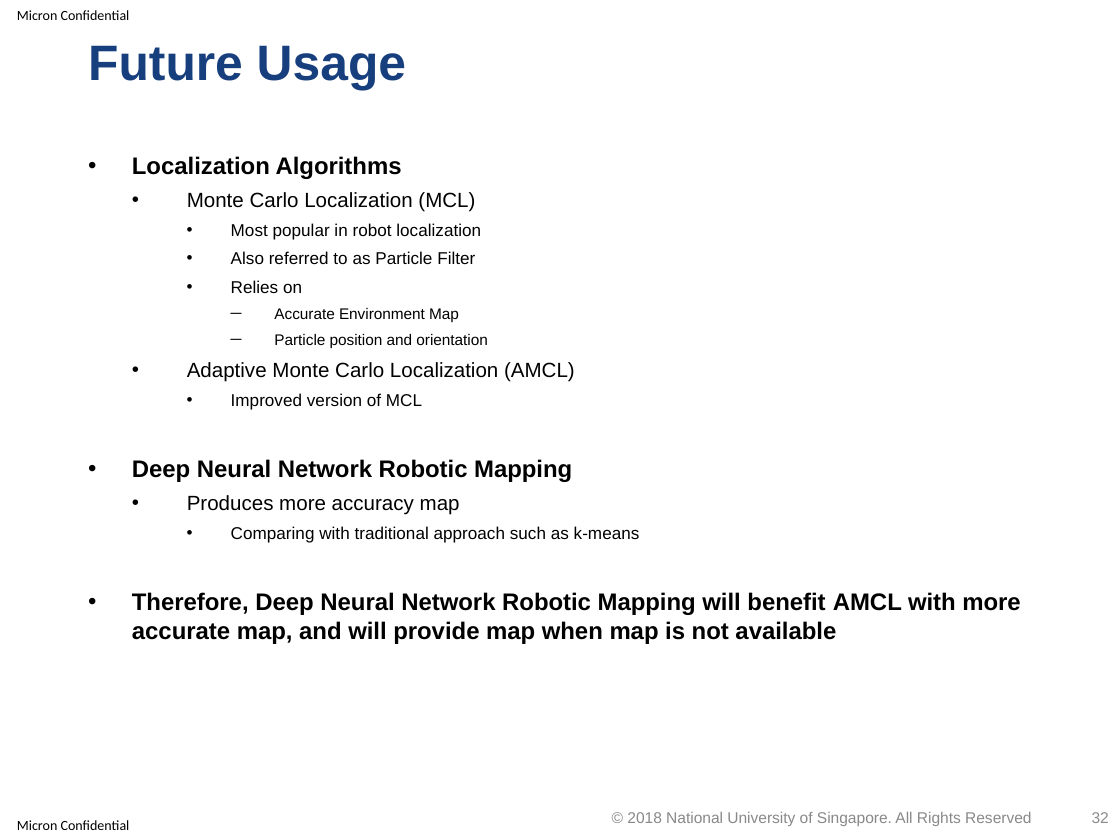
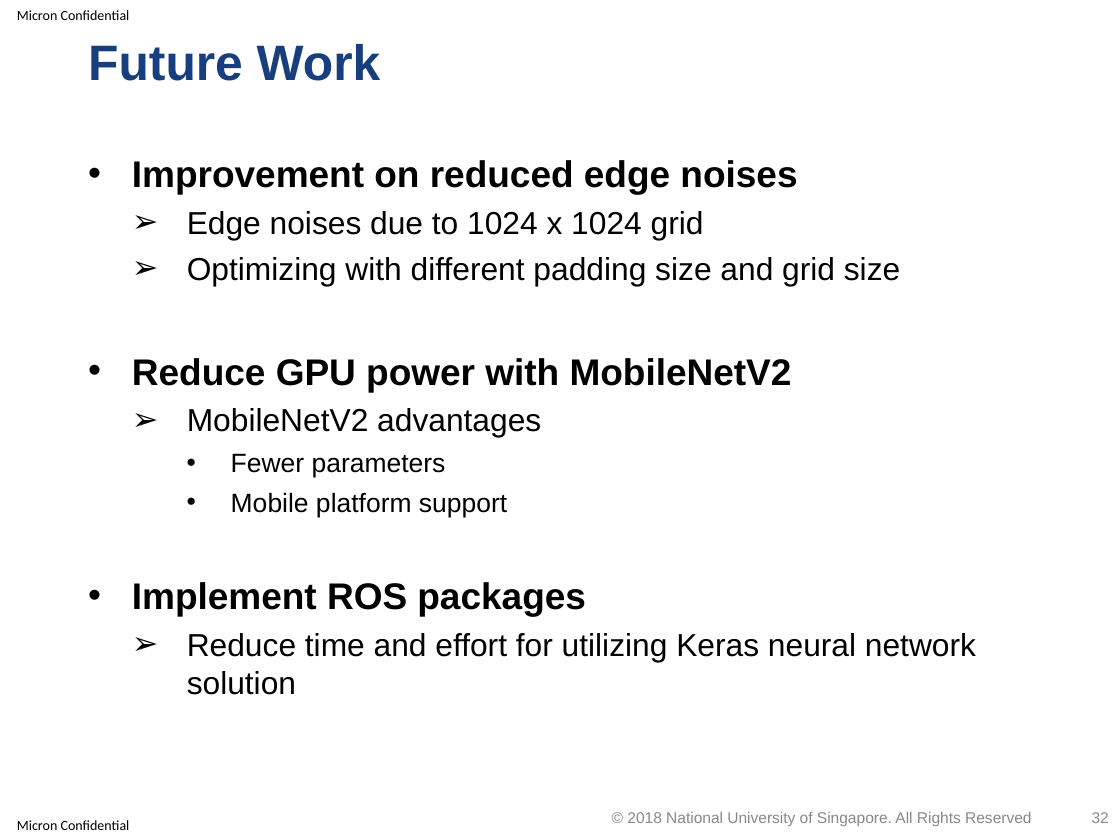
Before and after one commit to optimusium/3dscan, a slide deck: slide 32 of PracticeModule_Presentation.pptx. Drawn at 1120x840 pixels with LibreOffice and Linux fonts; fonts in the diff are those of the drawing; background and template pictures are left out. Boxes give left, top, right and bottom in pixels: in the first picture for what was removed or moved away, otherwise in the second. Text is boxed around its words. In the diff, an @@ line names an element or a change of style, - is before the commit and + after.

Commit message:
Update on visualization and future work;

```diff
--- a/PracticeModule_Presentation.pptx
+++ b/PracticeModule_Presentation.pptx
@@ title at box(88, 44, 381, 81): text changed @@
-Future Usage
+Future Work
@@ text at box(132, 160, 976, 695): text changed; size 15.4 to 20.4 pt @@
-• Localization Algorithms
-  • Monte Carlo Localization (MCL)
-    • Most popular in robot localization
-    • Also referred to as Particle Filter
-    • Relies on
-      ─ Accurate Environment Map
-      ─ Particle position and orientation
-  • Adaptive Monte Carlo Localization (AMCL)
-    • Improved version of MCL
-• Deep Neural Network Robotic Mapping
-  • Produces more accuracy map
-    • Comparing with traditional approach such as k-means
-• Therefore, Deep Neural Network Robotic Mapping will benefit AMCL with more accurate map, and will provide map when map is not available
+• Improvement on reduced edge noises
+  ➢ Edge noises due to 1024 x 1024 grid
+  ➢ Optimizing with different padding size and grid size
+• Reduce GPU power with MobileNetV2
+  ➢ MobileNetV2 advantages
+    • Fewer parameters
+    • Mobile platform support
+• Implement ROS packages
+  ➢ Reduce time and effort for utilizing Keras neural network solution
```
Also in this commit, not shown: 2 other slides changed, 1 other file.
